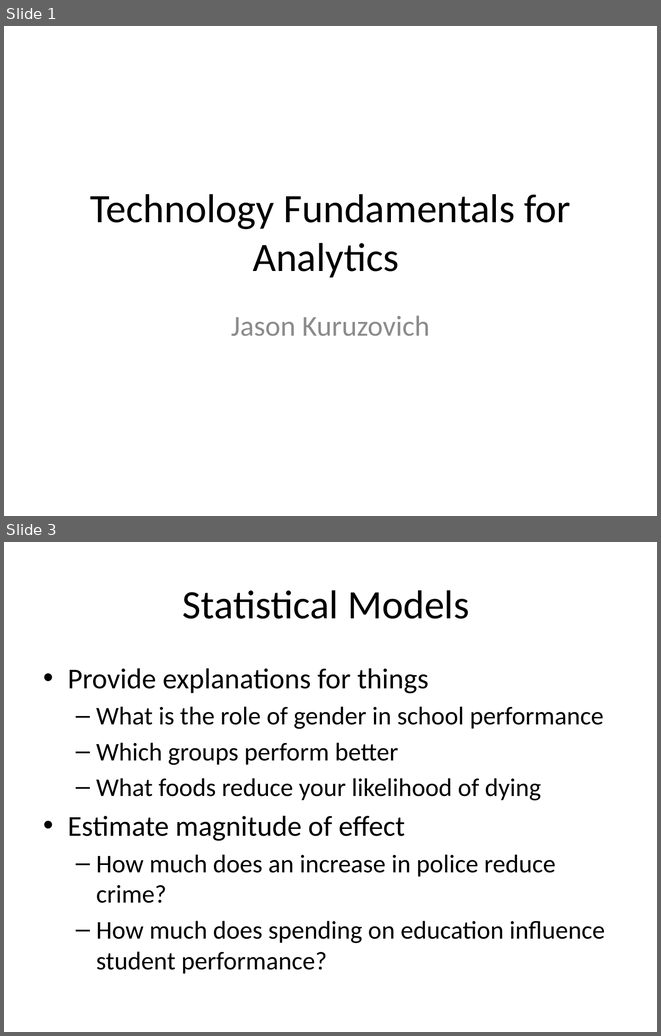
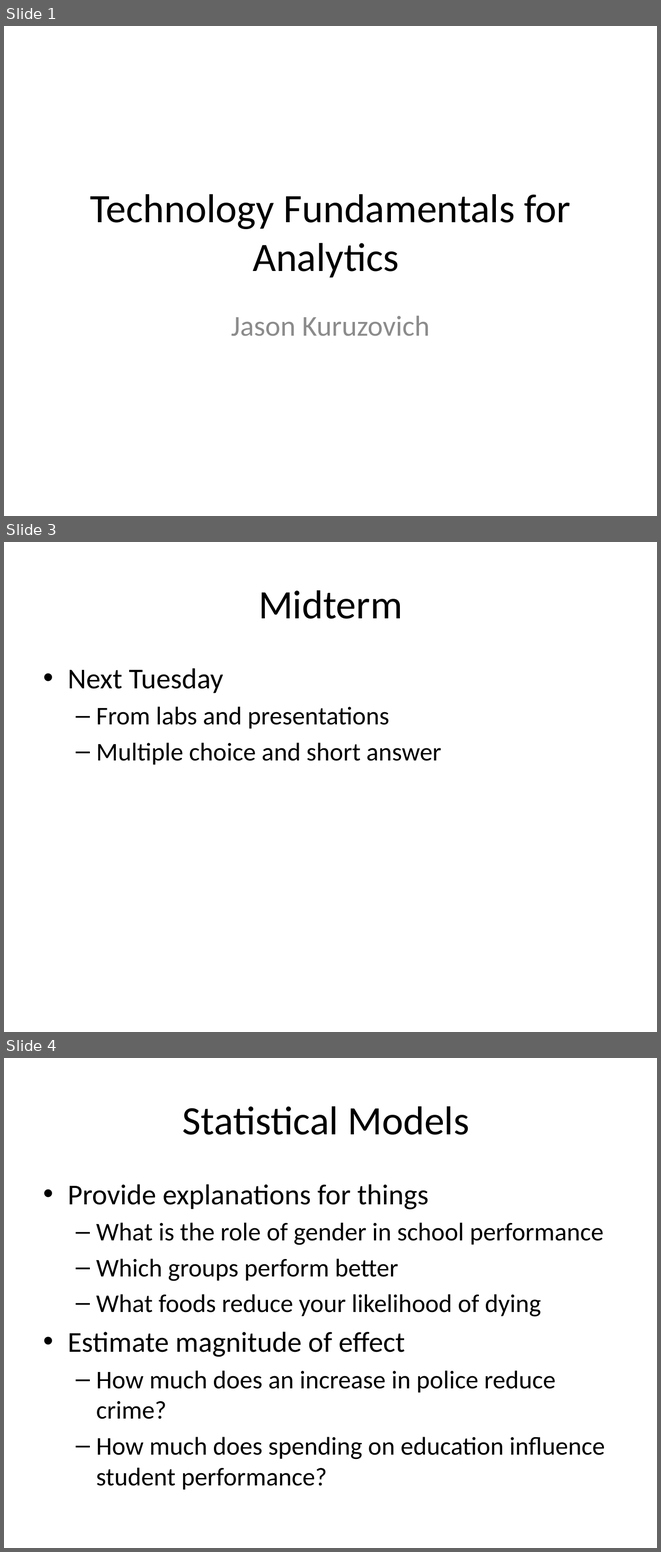
Before and after one commit to jkuruzovich/MGMT6963, a slide deck: presentations/6_regression_and_classification.pptx. Shown one above the other, each under a label of ours: slides 1 and 3 before the commit, slides 1, 3 and 4 after it; the slides between them are not shown. The pictures are 661x1036 and 661x1552 pixels, drawn with LibreOffice and Linux fonts; fonts in the diff are those of the drawing. Boxes give left, top, right and bottom in pixels: in the first picture for what was removed or moved away, otherwise in the second. Text is boxed around its words. In the diff, an @@ line names an element or a change of style, - is before the commit and + after.

```diff
--- a/presentations/6_regression_and_classification.pptx
+++ b/presentations/6_regression_and_classification.pptx
@@ slide 3 added at box(4, 542, 657, 1032), background #FFFFFF @@
@@ title added at box(258, 590, 403, 619), 49 pt, text #000000 @@
+Midterm
@@ text added at box(68, 668, 441, 765), 31 pt, text #000000 @@
+• Next Tuesday
+  – From labs and presentations
+  – Multiple choice and short answer
@@ what was slide 3 is now slide 4 @@
```
Also in this commit, not shown: 1 slide changed, 7 other files.
